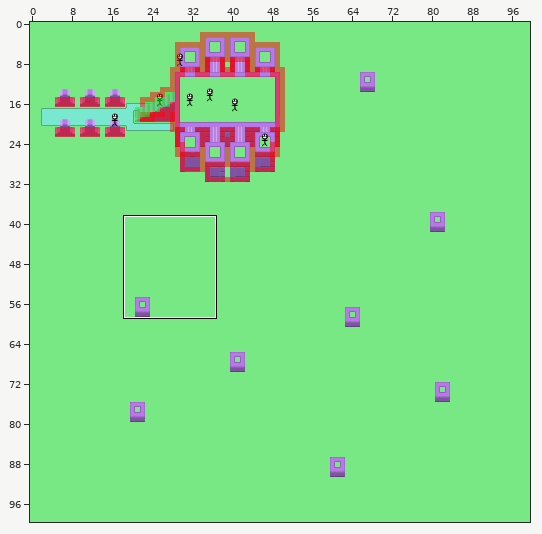
Tiled map (JSON), stored at Data/Maps/testmap.json. The first picture is a wide view before the edit; the outline marks the close-up.
Close-up. The starting point:
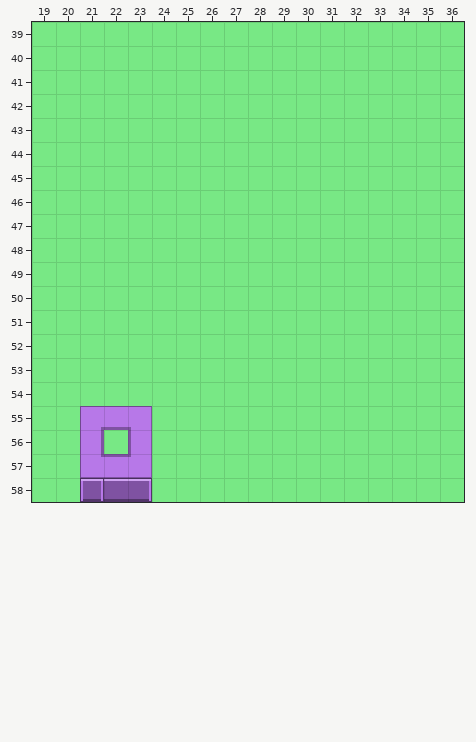
Cells are 16x16 px. Shown: x 19..36, y 39..58. The commit also changed other parts of the map, which this record leaves out. Tiles whose own drawing changed are shown in their newer look in all pictures.
After the commit:
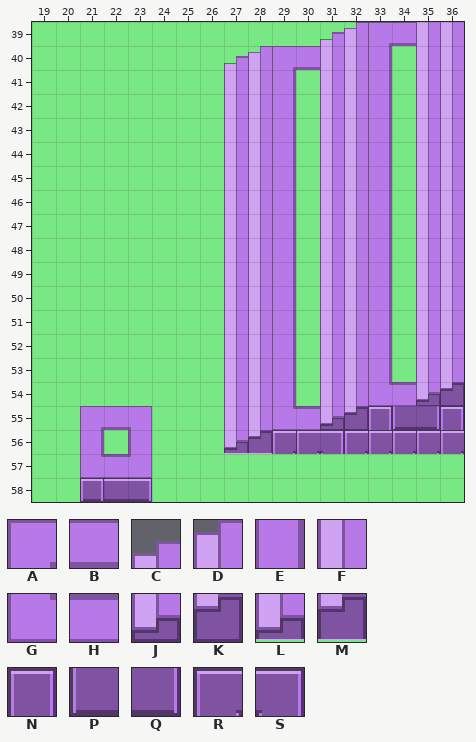
Key: from "LameSet": A 96, B 97, C 134, D 135, E 160, F 166, G 192, H 194, J 198, K 199, L 230, M 231, N 256, P 289, Q 290, R 321, S 322.
_ is an empty cell.
Difference:
Changed rows in their new state; . is an unchanged cell.
Layer "Layer 2":
first column x 27:
39 ....CDABFF
40 CDABFFE.FF
41 FFE.FFE.FF
42 FFE.FFE.FF
43 FFE.FFE.FF
44 FFE.FFE.FF
45 FFE.FFE.FF
46 FFE.FFE.FF
47 FFE.FFE.FF
48 FFE.FFE.FF
49 FFE.FFE.FF
50 FFE.FFE.FF
51 FFE.FFE.FF
52 FFE.FFE.FF
53 FFE.FFE.FF
54 FFE.FFGHJK
55 FFGHJKNPQN
56 LMRRSRRRRR
